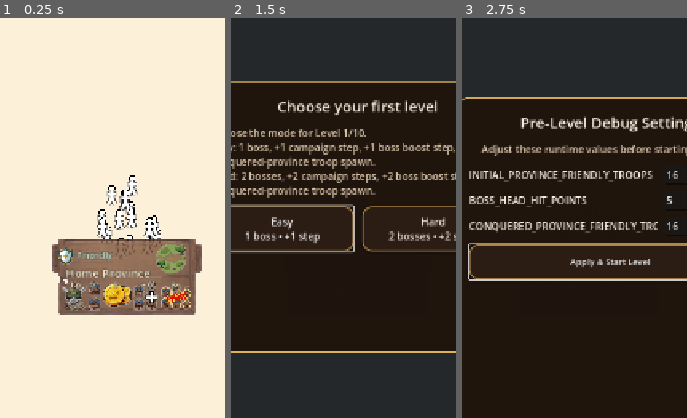
Above: before the commit, frames 1-3 (left to right).
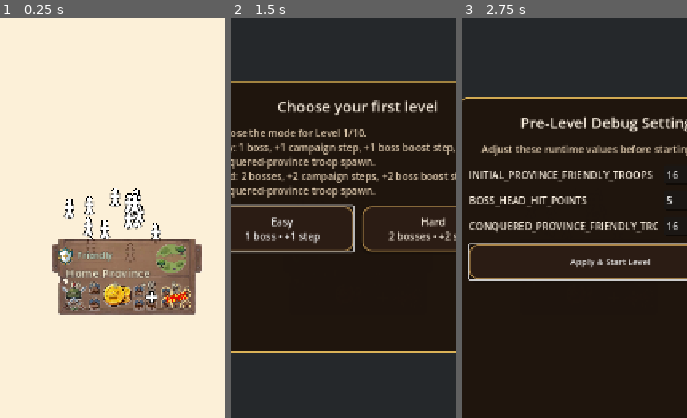
Above: after the commit, the same moments.

Repository: alocc911/aislingin
Game: Godot game, scene res://scenes/main.tscn
The game is run twice, just before and just after one commit, with the same random seed, the same clock (stepped at 60 frames per second) and the same inputs.
Inputs (mouse positions are % of the whole screen's width and height, from its top left):
- Up to frame 1 (0.25 s): no input
- Up to frame 2 (1.5 s): click (83, 94) at 0.52 s; type "12" at 0.6 s; click "R" at 1.25 s
- Up to frame 3 (2.75 s): click "Easy 1 boss • +1 step" at 2 s
The pictures show only the part of the screen within x 22-72%, y 0-50%; the shares and areas given below are measured in that part.

The runs differ from the first frame. In frame 1, 2.7% of the frame differs, in the area x 28-72%, y 39-62%; in frame 2, less than 0.1%; in frame 3, less than 0.1%.

Commit message:
Add idle-map throttling and reduce map/UI animation overhead

Diff:
--- a/scripts/Main.gd
+++ b/scripts/Main.gd
@@ -112,6 +112,7 @@
 const WALL_GRACE_SECONDS: float = 0.28
 const SETTLE_DELAY_SECONDS: float = 2.0
 const PINS_UI_REFRESH_INTERVAL: float = 0.12
+const IDLE_MAP_THROTTLE_INTERVAL_SECONDS: float = 0.12
 
 var _last_move_time: float = 0.0
 var _is_auto_charging: bool = false
@@ -129,6 +130,8 @@
 var settle_timer: float = 2.0
 var flight_timer: float = 8.0
 var _pins_ui_accum: float = 0.0
+var _idle_map_throttle_accum: float = 0.0
+var _ui_low_motion_applied: bool = false
 
 var generator: LevelGenerator
 var level_flow = null
@@ -820,10 +823,43 @@
 
 func _process(_delta: float) -> void:
 	_maybe_finalize_opening_gameplay_tutorial()
-	if input_controller != null:
+	var idle_grand_map: bool = _is_idle_grand_map_state()
+	_apply_ui_low_motion_mode(idle_grand_map)
+	var allow_noncritical_tick: bool = not idle_grand_map or _consume_idle_map_throttle_tick(_delta)
+	if input_controller != null and allow_noncritical_tick:
 		input_controller.process_drag_preview()
-	if province_system != null and province_system.has_method("update_launch_province_pulse"):
-		province_system.update_launch_province_pulse(Time.get_ticks_msec() / 1000.0)
+
+
+func _is_idle_grand_map_state() -> bool:
+	if _current_phase != LevelConfig.PHASE_GRAND_MAP:
+		return false
+	if state != GameState.GRAND_MAP:
+		return false
+	if dragging or pan_dragging or _right_mouse_pan_active:
+		return false
+	if _camera_follow_active:
+		return false
+	if _drag_pending or _is_auto_charging:
+		return false
+	if _total_active_touches > 0:
+		return false
+	return true
+
+
+func _consume_idle_map_throttle_tick(delta: float) -> bool:
+	_idle_map_throttle_accum += maxf(0.0, delta)
+	if _idle_map_throttle_accum < IDLE_MAP_THROTTLE_INTERVAL_SECONDS:
+		return false
+	_idle_map_throttle_accum = 0.0
+	return true
+
+
+func _apply_ui_low_motion_mode(enable_low_motion: bool) -> void:
+	if _ui_low_motion_applied == enable_low_motion:
+		return
+	_ui_low_motion_applied = enable_low_motion
+	if ui != null and ui.has_method("set_low_motion_mode"):
+		ui.call("set_low_motion_mode", enable_low_motion)
 
 
 func _physics_process(delta: float) -> void:
--- a/scripts/ProvinceSystem.gd
+++ b/scripts/ProvinceSystem.gd
@@ -25,6 +25,7 @@
 const PROVINCE_TROOP_VISUALS_Z_INDEX := LevelConfig.VISUAL_LAYER_GRAND_MAP_PROVINCE_TROOPS
 const PROVINCE_TROOP_VISUALS_ROOT_NAME := "ProvinceTroopVisuals"
 const PROVINCE_TROOP_VISUALS_MAX_COUNT: int = 50
+const PROVINCE_TROOP_VISUALS_REDUCED_COUNT: int = 24
 const PROVINCE_TROOP_VISUALS_ICON_SIZE: float = 3.2
 const PROVINCE_TROOP_VISUALS_ICON_SPACING: float = 8.0
 const PROVINCE_TROOP_VISUALS_ROW_WIDTH: int = 10
@@ -65,6 +66,8 @@
 const PROVINCE_INFO_PANEL_FALLBACK_HEIGHT: float = 94.0
 const FRIENDLY_BOSS_FACTION_DISPLAY_COLOR := Color(0.95, 0.84, 0.22, 0.45)
 const FACTION_NAME_ID_OFFSET: int = 1000000
+const ENABLE_LAUNCH_PROVINCE_PULSE: bool = false
+const LAUNCH_PULSE_QUANTIZE_STEP_SECONDS: float = 0.10
 
 var _main: Node = null
 var _province_ui_texture_cache: Dictionary = {}
@@ -76,6 +79,7 @@
 var _shared_border_overlay_geometry_signature: int = 0
 var _shared_border_overlay_cached_display_runs: Array = []
 var _faction_name_cache: Dictionary = {}
+var _launch_pulse_last_quantized_step: int = -1
 
 class ProvinceTroopVisual extends Node2D:
 	var icon_size: float = PROVINCE_TROOP_VISUALS_ICON_SIZE
@@ -1100,7 +1104,8 @@
 	var poly: PackedVector2Array = fill.polygon if fill != null else PackedVector2Array()
 	var center: Vector2 = _find_polygon_label_center(poly, Vector2.ZERO) if poly.size() > 0 else Vector2.ZERO
 	center.y += LevelConfig.get_grand_map_province_troop_visual_center_y_offset()
-	var troop_count: int = clampi(int(province_state.get("remaining_troops", 0)), 0, PROVINCE_TROOP_VISUALS_MAX_COUNT)
+	var troop_visual_cap: int = _get_dynamic_troop_visual_cap()
+	var troop_count: int = clampi(int(province_state.get("remaining_troops", 0)), 0, troop_visual_cap)
 	var required_icons: int = troop_count
 	var existing_icons: int = troop_visuals_root.get_child_count()
 	while existing_icons < required_icons:
@@ -1124,7 +1129,7 @@
 	var icon_spacing: float = PROVINCE_TROOP_VISUALS_ICON_SPACING * visual_size_multiplier
 	var province_meta: Dictionary = province_node.get_meta("province_data") if province_node.has_meta("province_data") else {}
 	var province_id: int = int(province_meta.get("id", 0))
-	var pile_growth: float = sqrt(float(required_icons) / float(PROVINCE_TROOP_VISUALS_MAX_COUNT)) if required_icons > 0 else 0.0
+	var pile_growth: float = sqrt(float(required_icons) / float(maxi(1, troop_visual_cap))) if required_icons > 0 else 0.0
 	var pile_radius: float = icon_spacing * lerpf(PROVINCE_TROOP_VISUALS_PILE_MIN_RADIUS_MULTIPLIER, PROVINCE_TROOP_VISUALS_PILE_MAX_RADIUS_MULTIPLIER, pile_growth)
 	for idx in range(required_icons):
 		var icon: ProvinceTroopVisual = troop_visuals_root.get_child(idx) as ProvinceTroopVisual
@@ -1167,6 +1172,17 @@
 			y_offset = (float(row) - (float(total_rows - 1) * 0.5)) * icon_spacing
 		icon.position = center + Vector2(x_offset, y_offset)
 		_set_canvas_item_layer(icon, PROVINCE_TROOP_VISUALS_Z_INDEX, false)
+
+
+func _get_dynamic_troop_visual_cap() -> int:
+	var cap: int = PROVINCE_TROOP_VISUALS_REDUCED_COUNT
+	if _main != null and _main.has_method("get"):
+		var camera_zoom_value: float = float(_main.get("current_camera_zoom"))
+		if camera_zoom_value >= 0.85:
+			cap = min(PROVINCE_TROOP_VISUALS_REDUCED_COUNT, 14)
+		elif camera_zoom_value >= 0.65:
+			cap = min(PROVINCE_TROOP_VISUALS_REDUCED_COUNT, 18)
+	return clampi(cap, 8, PROVINCE_TROOP_VISUALS_MAX_COUNT)
 
 
 func is_target_province_state(province_state: Dictionary) -> bool:
@@ -2951,6 +2967,13 @@
 func update_launch_province_pulse(time_seconds: float) -> void:
 	if _main == null or not is_instance_valid(_main.provinces_root):
 		return
+	if not ENABLE_LAUNCH_PROVINCE_PULSE:
+		_set_locked_province_inner_overlay_color(Color(1.0, 1.0, 1.0, 0.0))
+		return
+	var quantized_step: int = int(floor(time_seconds / maxf(0.01, LAUNCH_PULSE_QUANTIZE_STEP_SECONDS)))
+	if quantized_step == _launch_pulse_last_quantized_step:
+		return
+	_launch_pulse_last_quantized_step = quantized_step
 	var active_locked_id: int = _main._locked_province_id_after_win if _main._current_phase == "grand_map" else -1
 	_set_active_locked_launch_province(active_locked_id)
 	if active_locked_id < 0:
--- a/scripts/UIOverlay.gd
+++ b/scripts/UIOverlay.gd
@@ -192,6 +192,7 @@
 var _upgrade_cost_overrides: Dictionary = {}
 
 var _shop_pulse_tweens: Dictionary = {}
+var _low_motion_mode: bool = false
 
 var _dashboard_layout_built: bool = false
 var _dashboard_left_section: Control = null
@@ -3485,12 +3486,32 @@
 			tween.kill()
 		_shop_pulse_tweens.erase(key)
 
+func set_low_motion_mode(enabled: bool) -> void:
+	if _low_motion_mode == enabled:
+		return
+	_low_motion_mode = enabled
+	if enabled:
+		var keys: Array = _shop_pulse_tweens.keys()
+		for key_any in keys:
+			var key: String = str(key_any)
+			var tween: Variant = _shop_pulse_tweens.get(key, null)
+			if tween != null:
+				tween.kill()
+		_shop_pulse_tweens.clear()
+		for btn in [_bigger_btn, _heavier_btn, _poison_btn, _forcefield_btn, _magnet_btn]:
+			if btn != null:
+				btn.modulate = Color(1.0, 1.0, 1.0, 1.0)
+	_refresh_shop_buttons()
+
 func _start_button_pulse(btn: Button) -> void:
 	if btn == null:
 		return
+	if _low_motion_mode:
+		btn.modulate = Color(1.0, 1.0, 1.0, 1.0)
+		return
 	_stop_button_pulse(btn)
 	btn.modulate = Color(1.0, 1.0, 1.0, 1.0)
-	var tween: Tween = create_tween().set_loops()
+	var tween: Tween = create_tween()
 	tween.tween_property(btn, "modulate", Color(1.22, 1.18, 1.0, 1.0), 0.75).set_trans(Tween.TRANS_SINE)
 	tween.tween_property(btn, "modulate", Color(1.0, 1.0, 1.0, 1.0), 0.75).set_trans(Tween.TRANS_SINE)
 	_shop_pulse_tweens[str(btn.get_instance_id())] = tween
